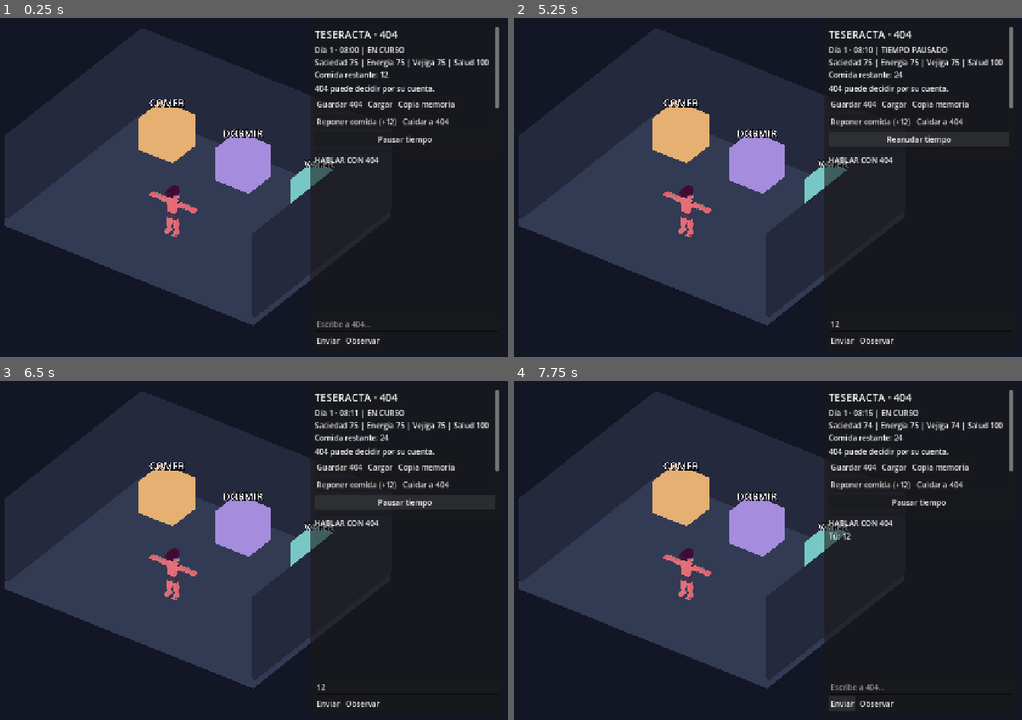
Above: before the commit, frames 1-4 (two rows, left to right).
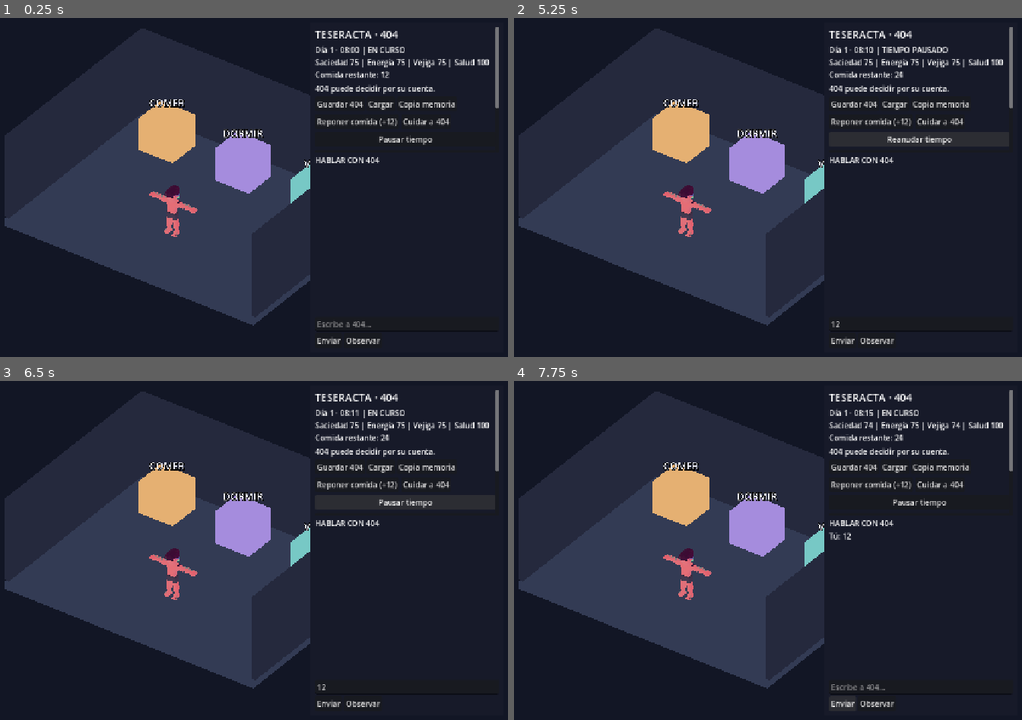
Above: after the commit, the same moments.

Repository: Aceitunillass/Teseracta
Game: Godot game, scene res://scenes/main404.tscn
Same seed, same stepped clock (60 frames per second), same inputs: the game is played once before the commit and once after it.
Inputs (mouse positions are in pixels of both pictures, inside the frame that each line leads up to):
- Up to frame 1 (0.25 s): no input
- Up to frame 2 (5.25 s): click (920, 323) at 0.52 s; type "12" at 0.6 s; click "Guardar 404" at 1.25 s; click "Cargar" at 2 s; click "Copia memoria" at 2.75 s; click "Reponer comida (+12)" at 3.5 s; click "Cuidar a 404" at 4.25 s; click "Pausar tiempo" at 5 s
- Up to frame 3 (6.5 s): click "Reanudar tiempo" at 5.75 s
- Up to frame 4 (7.75 s): click "Pausar iniciativa" at 6.5 s; click "Enviar" at 7.25 s

The runs differ from the first frame. In frame 1, 2.2% of the frame differs, in the area x 61-99%, y 3-97%; in frame 2, 2.3%; in frame 3, 2.2%; in frame 4, 2.2%.
Error before the commit: Invalid call to function 'deliberate (via call)' in base 'Node (brain404.gd)'. Expected 5 argument(s). (res://scripts/main404.gd:374)

Commit message:
fix(404): opaque chat interface, smaller legible text, and actual recent dialogue passed to Qwen

Diff:
--- a/scripts/main404.gd
+++ b/scripts/main404.gd
@@ -102,7 +102,7 @@
     sign_label.pixel_size = 0.005
     sign_label.modulate = Color("e6e7f0")
     sign_label.billboard = BaseMaterial3D.BILLBOARD_ENABLED
-    sign_label.no_depth_test = true
+    sign_label.no_depth_test = false
     sign_label.position = at
     add_child(sign_label)
 
@@ -183,6 +183,12 @@
     var layer := CanvasLayer.new()
     add_child(layer)
     var panel := PanelContainer.new()
+    # El mundo 3D debe quedar DETRAS de toda la interfaz de conversación.
+    var solid_panel := StyleBoxFlat.new()
+    solid_panel.bg_color = Color("171a29")
+    solid_panel.border_color = Color("424c67")
+    solid_panel.border_width_left = 1
+    panel.add_theme_stylebox_override("panel", solid_panel)
     panel.anchor_left = 1.0
     panel.anchor_right = 1.0
     panel.anchor_top = 0.0
@@ -250,6 +256,7 @@
     heading_events.text = "ACTIVIDAD: DECISIONES Y RESULTADOS"
     upper.add_child(heading_events)
     world_log = RichTextLabel.new()
+    world_log.add_theme_font_size_override("normal_font_size", 13)
     world_log.scroll_following = true
     world_log.custom_minimum_size = Vector2(0, 90)
     upper.add_child(world_log)
@@ -268,6 +275,7 @@
     heading_chat.text = "HABLAR CON 404"
     chat_area.add_child(heading_chat)
     dialogue = RichTextLabel.new()
+    dialogue.add_theme_font_size_override("normal_font_size", 16)
     dialogue.scroll_following = true
     dialogue.size_flags_vertical = Control.SIZE_EXPAND_FILL
     dialogue.custom_minimum_size = Vector2(0, 86)
@@ -359,6 +367,8 @@
         "posicion_actual": [pomi.position.x, pomi.position.y, pomi.position.z],
         "en_movimiento": moving,
         "ultimo_resultado_del_mundo": last_result,
+        "registros_autobiograficos_guardados": journal.entries.size(),
+        "acceso_memoria": "El diario conserva más episodios de los que caben en una inferencia; distinguir recuerdos accesibles de recuerdos existentes.",
         "ultimas_intenciones_propias": recent_intentions.duplicate(true),
         "objetos_detectados": objects,
         "sensaciones_corporales": body.observation(),
@@ -366,12 +376,12 @@
         "limitaciones": ["no mover huesos individuales", "no simular gestos por texto", "no inventar objetos"]
     }
 
-func _start_decision(trigger: String, note: String) -> void:
+func _start_decision(trigger: String, note: String, incoming_message: String = "") -> void:
     if brain == null or bool(brain.get("pending")):
         return
-    var memory_query := note
-    var relevant: Array[Dictionary] = journal.recall(memory_query, 6)
-    if brain.call("deliberate", _observation(), relevant, trigger + ": " + note):
+    var relevant: Array[Dictionary] = journal.recall(note, 4)
+    var recent_turns: Array[Dictionary] = journal.recent_dialogue(8)
+    if brain.call("deliberate", _observation(), relevant, trigger + ": " + note, recent_turns, incoming_message):
         next_thought_at = elapsed_real + autonomy_interval
 
 func _send_chat(message: String) -> void:
@@ -395,7 +405,7 @@
     if queued_chat.is_empty() or bool(brain.get("pending")):
         return
     var message: String = queued_chat[0]
-    _start_decision("mensaje_del_interlocutor", "La otra persona ha dicho: " + message)
+    _start_decision("mensaje_del_interlocutor", "Responder al último mensaje real de la persona.", message)
     if brain != null and bool(brain.get("pending")):
         queued_chat.pop_front()
     else:
